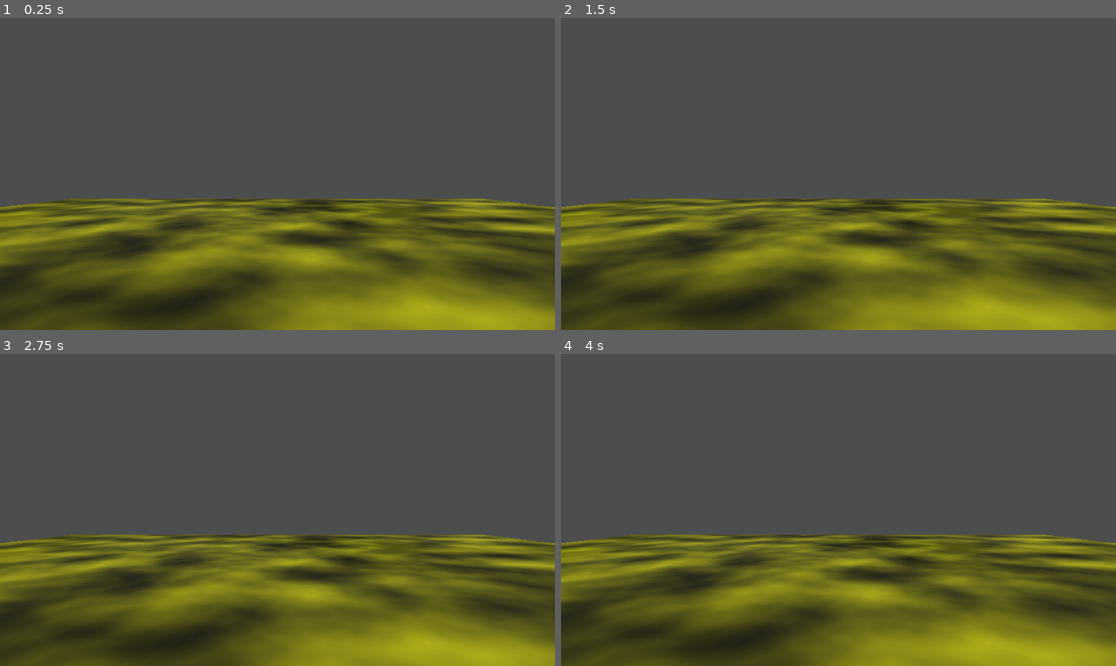
Above: before the commit, frames 1-4 (two rows, left to right).
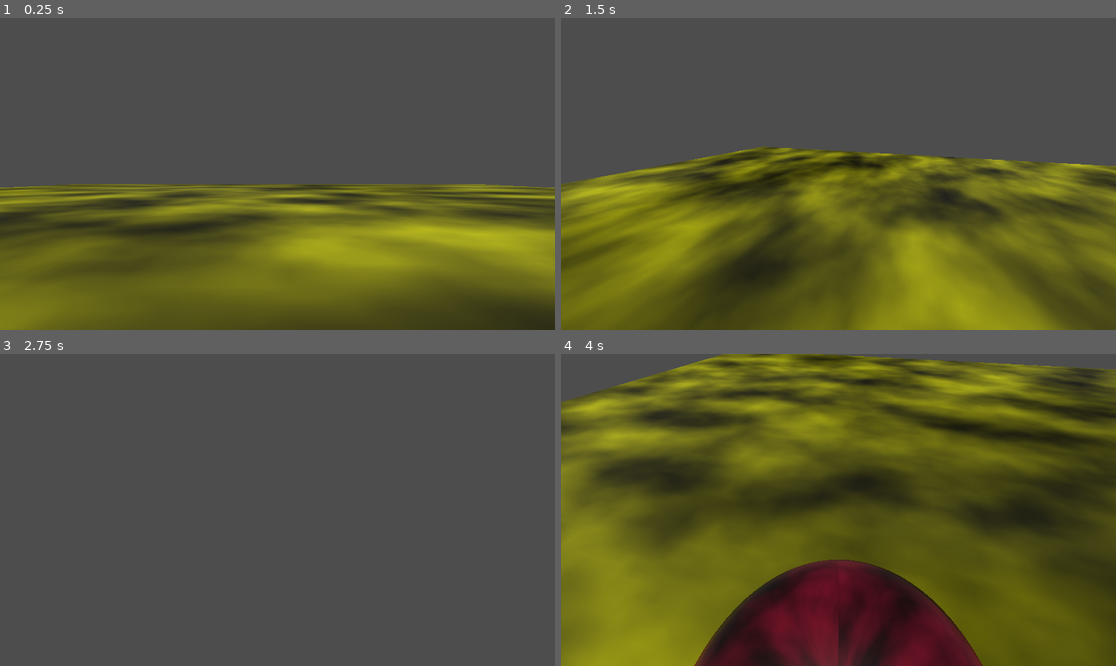
Above: after the commit, the same moments.

Repository: bsu-cs315/P3-Weaver
Game: Godot game, scene res://world/world.tscn
The game is run twice, just before and just after one commit, with the same random seed, the same clock (stepped at 60 frames per second) and the same inputs.
Inputs (mouse positions are in pixels of both pictures, inside the frame that each line leads up to):
- Up to frame 1 (0.25 s): no input
- Up to frame 2 (1.5 s): tap Enter at 0.5 s; move the mouse to (960, 158) at 0.52 s; hold D (move_right, bound only after the commit) 0.53-1.28 s; tap Space (jump, bound only after the commit) at 0.6, 0.77, 1.07, 1.35 s; move the mouse to (727, 189) at 1.27 s; hold S (move_backward, bound only after the commit) from 1.28 s (still down)
- Up to frame 3 (2.75 s): tap Space (jump, bound only after the commit) at 1.52, 1.82, 2.1 s; move the mouse to (333, 441) at 2.02 s; release S (move_backward, bound only after the commit) at 2.03 s; hold D (move_right, bound only after the commit) from 2.03 s (still down)
- Up to frame 4 (4 s): tap Space (jump, bound only after the commit) at 2.75, 2.85, 3.02, 3.32, 3.6, 3.77 s; move the mouse to (810, 572) at 2.77 s; release D (move_right, bound only after the commit) at 2.78 s; hold W (move_forward, bound only after the commit) 2.78-3.53 s; move the mouse to (1005, 556) at 3.52 s; hold A (move_left, bound only after the commit) from 3.53 s (still down)

The runs differ from the first frame. In frame 1, 32% of the frame differs, in the area x 0-100%, y 53-100%; in frame 2, 34%; in frame 3, 42%; in frame 4, 82%, in the area x 0-100%, y 0-100%.

Commit message:
Add camera rotation and movement functionality

Diff:
--- /dev/null
+++ b/player_body/player_body.gd
@@ -0,0 +1,75 @@
+extends CharacterBody3D
+
+@export var SPEED : float = 5.0
+@export var JUMP_VELOCITY : float = 4.5
+@export var MOUSE_SENSITIVITY : float = 0.5
+@export var TILT_LOWER_LIMIT := deg_to_rad(-90.0)
+@export var TILT_UPPER_LIMIT := deg_to_rad(90.0)
+
+@export var camera_controller : Camera3D
+
+var _mouse_input : bool = false
+var _rotation_input : float
+var _tilt_input : float
+var _mouse_rotation : Vector3
+var _player_rotation : Vector3
+var _camera_rotation : Vector3
+
+# Get the gravity from the project settings to be synced with RigidBody nodes.
+var gravity = ProjectSettings.get_setting("physics/3d/default_gravity")
+
+func _unhandled_input(event):
+
+	_mouse_input = event is InputEventMouseMotion and Input.get_mouse_mode() == Input.MOUSE_MODE_CAPTURED
+	if _mouse_input:
+		_rotation_input = -event.relative.x * MOUSE_SENSITIVITY
+		_tilt_input = -event.relative.y * MOUSE_SENSITIVITY
+
+
+func _update_camera(delta):
+
+#
+	_mouse_rotation.x += _tilt_input * delta
+	_mouse_rotation.x = clamp(_mouse_rotation.x, TILT_LOWER_LIMIT, TILT_UPPER_LIMIT)
+	_mouse_rotation.y += _rotation_input * delta
+
+	_player_rotation = Vector3(0.0,_mouse_rotation.y,0.0)
+	_camera_rotation = Vector3(_mouse_rotation.x,0.0,0.0)
+
+	camera_controller.transform.basis = Basis.from_euler(_camera_rotation)
+	global_transform.basis = Basis.from_euler(_player_rotation)
+
+
+	camera_controller.rotation.z = 0.0
+#
+	_rotation_input = 0.0
+	_tilt_input = 0.0
+
+func _ready():
+	Input.mouse_mode = Input.MOUSE_MODE_CAPTURED
+
+func _physics_process(delta):
+
+	_update_camera(delta)
+
+
+	if not is_on_floor():
+		velocity.y -= gravity * delta
+
+
+	if Input.is_action_just_pressed("jump") and is_on_floor():
+		velocity.y = JUMP_VELOCITY
+
+
+	var input_dir = Input.get_vector("move_left", "move_right", "move_forward", "move_backward")
+
+	var direction = (transform.basis * Vector3(input_dir.x, 0, input_dir.y)).normalized()
+
+	if direction:
+		velocity.x = direction.x * SPEED
+		velocity.z = direction.z * SPEED
+	else:
+		velocity.x = move_toward(velocity.x, 0, SPEED)
+		velocity.z = move_toward(velocity.z, 0, SPEED)
+
+	move_and_slide()
--- a/player_body/player_body.tscn
+++ b/player_body/player_body.tscn
@@ -1,4 +1,6 @@
-[gd_scene load_steps=7 format=3 uid="uid://d3bbricurnrc4"]
+[gd_scene load_steps=8 format=3 uid="uid://d3bbricurnrc4"]
+
+[ext_resource type="Script" path="res://player_body/player_body.gd" id="1_4mmuv"]
 
 [sub_resource type="CapsuleShape3D" id="CapsuleShape3D_cgynr"]
 
@@ -20,7 +22,11 @@
 [sub_resource type="CapsuleMesh" id="CapsuleMesh_yd4s6"]
 material = SubResource("StandardMaterial3D_vmyqy")
 
-[node name="player_body" type="CharacterBody3D"]
+[node name="player_body" type="CharacterBody3D" node_paths=PackedStringArray("camera_controller")]
+script = ExtResource("1_4mmuv")
+SPEED = 20.0
+JUMP_VELOCITY = 10.0
+camera_controller = NodePath("camera_controller/camera")
 
 [node name="player_collision" type="CollisionShape3D" parent="."]
 shape = SubResource("CapsuleShape3D_cgynr")
@@ -29,6 +35,9 @@
 mesh = SubResource("CapsuleMesh_yd4s6")
 
 [node name="camera_controller" type="Node3D" parent="."]
-transform = Transform3D(1, 0, 0, 0, 1, 0, 0, 0, 1, 0, 5, 0)
+transform = Transform3D(1, 0, 0, 0, 1, 0, 0, 0, 1, 0, 1.5, 0)
 
 [node name="camera" type="Camera3D" parent="camera_controller"]
+
+[node name="reflection_probe" type="ReflectionProbe" parent="camera_controller/camera"]
+update_mode = 1
--- a/project.godot
+++ b/project.godot
@@ -14,3 +14,36 @@
 run/main_scene="res://world/world.tscn"
 config/features=PackedStringArray("4.1", "Forward Plus")
 config/icon="res://icon.svg"
+
+[input]
+
+move_forward={
+"deadzone": 0.5,
+"events": [Object(InputEventKey,"resource_local_to_scene":false,"resource_name":"","device":-1,"window_id":0,"alt_pressed":false,"shift_pressed":false,"ctrl_pressed":false,"meta_pressed":false,"pressed":false,"keycode":0,"physical_keycode":87,"key_label":0,"unicode":119,"echo":false,"script":null)
+]
+}
+move_backward={
+"deadzone": 0.5,
+"events": [Object(InputEventKey,"resource_local_to_scene":false,"resource_name":"","device":-1,"window_id":0,"alt_pressed":false,"shift_pressed":false,"ctrl_pressed":false,"meta_pressed":false,"pressed":false,"keycode":0,"physical_keycode":83,"key_label":0,"unicode":115,"echo":false,"script":null)
+]
+}
+move_left={
+"deadzone": 0.5,
+"events": [Object(InputEventKey,"resource_local_to_scene":false,"resource_name":"","device":-1,"window_id":0,"alt_pressed":false,"shift_pressed":false,"ctrl_pressed":false,"meta_pressed":false,"pressed":false,"keycode":0,"physical_keycode":65,"key_label":0,"unicode":97,"echo":false,"script":null)
+]
+}
+move_right={
+"deadzone": 0.5,
+"events": [Object(InputEventKey,"resource_local_to_scene":false,"resource_name":"","device":-1,"window_id":0,"alt_pressed":false,"shift_pressed":false,"ctrl_pressed":false,"meta_pressed":false,"pressed":false,"keycode":0,"physical_keycode":68,"key_label":0,"unicode":100,"echo":false,"script":null)
+]
+}
+jump={
+"deadzone": 0.5,
+"events": [Object(InputEventKey,"resource_local_to_scene":false,"resource_name":"","device":-1,"window_id":0,"alt_pressed":false,"shift_pressed":false,"ctrl_pressed":false,"meta_pressed":false,"pressed":false,"keycode":0,"physical_keycode":32,"key_label":0,"unicode":32,"echo":false,"script":null)
+]
+}
+launch={
+"deadzone": 0.5,
+"events": [Object(InputEventMouseButton,"resource_local_to_scene":false,"resource_name":"","device":-1,"window_id":0,"alt_pressed":false,"shift_pressed":false,"ctrl_pressed":false,"meta_pressed":false,"button_mask":0,"position":Vector2(0, 0),"global_position":Vector2(0, 0),"factor":1.0,"button_index":1,"canceled":false,"pressed":false,"double_click":false,"script":null)
+]
+}
--- a/world/world.tscn
+++ b/world/world.tscn
@@ -35,6 +35,30 @@
 material = SubResource("StandardMaterial3D_bwspm")
 size = Vector3(100, 2, 100)
 
+[sub_resource type="Gradient" id="Gradient_gwpyk"]
+
+[sub_resource type="FastNoiseLite" id="FastNoiseLite_g7npn"]
+
+[sub_resource type="NoiseTexture2D" id="NoiseTexture2D_p7jxx"]
+color_ramp = SubResource("Gradient_gwpyk")
+noise = SubResource("FastNoiseLite_g7npn")
+
+[sub_resource type="Gradient" id="Gradient_jak55"]
+
+[sub_resource type="FastNoiseLite" id="FastNoiseLite_mxh8x"]
+
+[sub_resource type="NoiseTexture2D" id="NoiseTexture2D_l1c3c"]
+color_ramp = SubResource("Gradient_jak55")
+noise = SubResource("FastNoiseLite_mxh8x")
+
+[sub_resource type="StandardMaterial3D" id="StandardMaterial3D_5vg30"]
+albedo_color = Color(0.682353, 0.247059, 0.00784314, 1)
+albedo_texture = SubResource("NoiseTexture2D_p7jxx")
+emission_enabled = true
+emission = Color(0.709804, 0, 0.529412, 1)
+emission_energy_multiplier = 0.83
+emission_texture = SubResource("NoiseTexture2D_l1c3c")
+
 [node name="world" type="Node"]
 
 [node name="floor" type="StaticBody3D" parent="."]
@@ -46,12 +70,14 @@
 [node name="floor_mesh" type="MeshInstance3D" parent="floor"]
 mesh = SubResource("BoxMesh_rcg4i")
 
-[node name="DirectionalLight3D" type="DirectionalLight3D" parent="."]
+[node name="directional_light" type="DirectionalLight3D" parent="."]
 transform = Transform3D(1, 0, 0, 0, -0.415249, 0.909708, 0, -0.909708, -0.415249, 0, 0, 0)
 shadow_enabled = true
 
 [node name="box_prop" type="CSGBox3D" parent="."]
 transform = Transform3D(1, 0, 0, 0, 1, 0, 0, 0, 1, -0.00673103, 0.506671, 5.114)
+use_collision = true
+material = SubResource("StandardMaterial3D_5vg30")
 
 [node name="player_body" parent="." instance=ExtResource("1_ogxnp")]
 transform = Transform3D(1, 0, 0, 0, 1, 0, 0, 0, 1, 0, 1, 0)
Not shown: 1 places in world/world.tscn that only renumber resources
